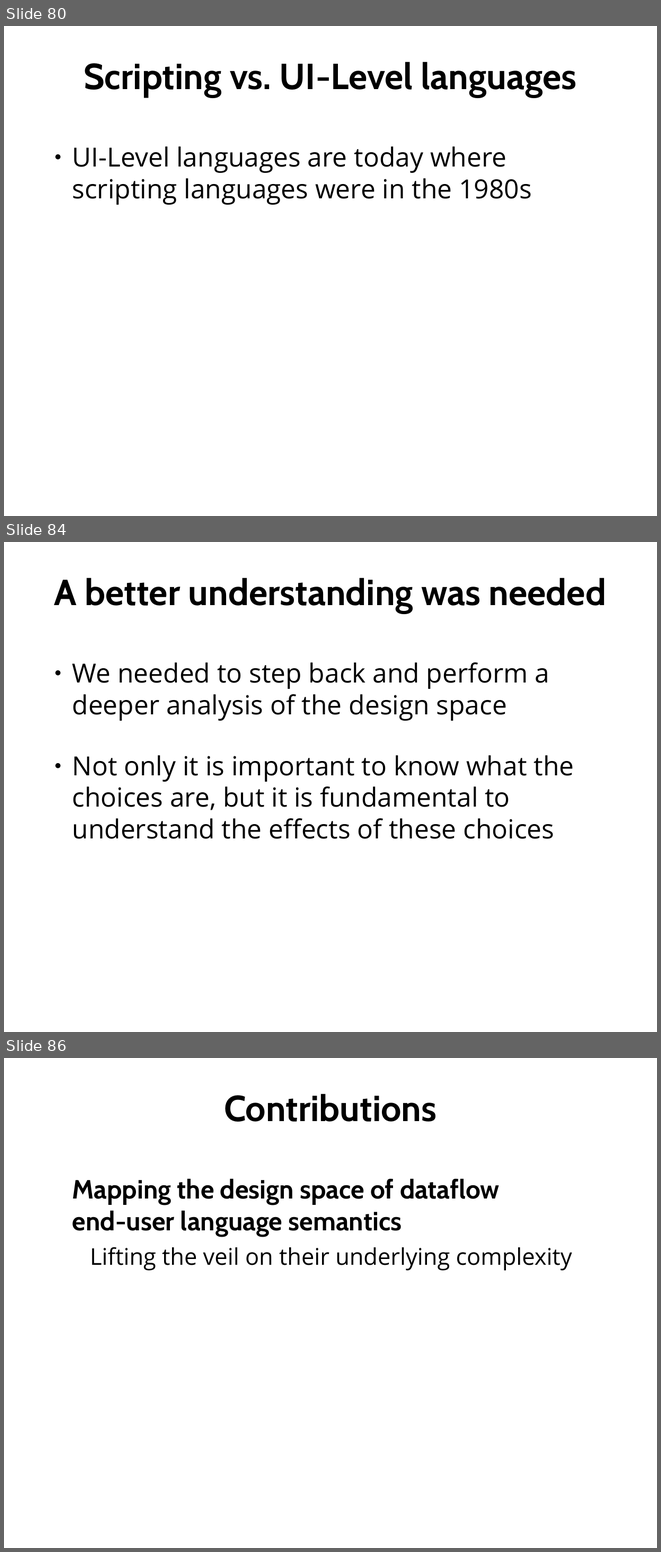
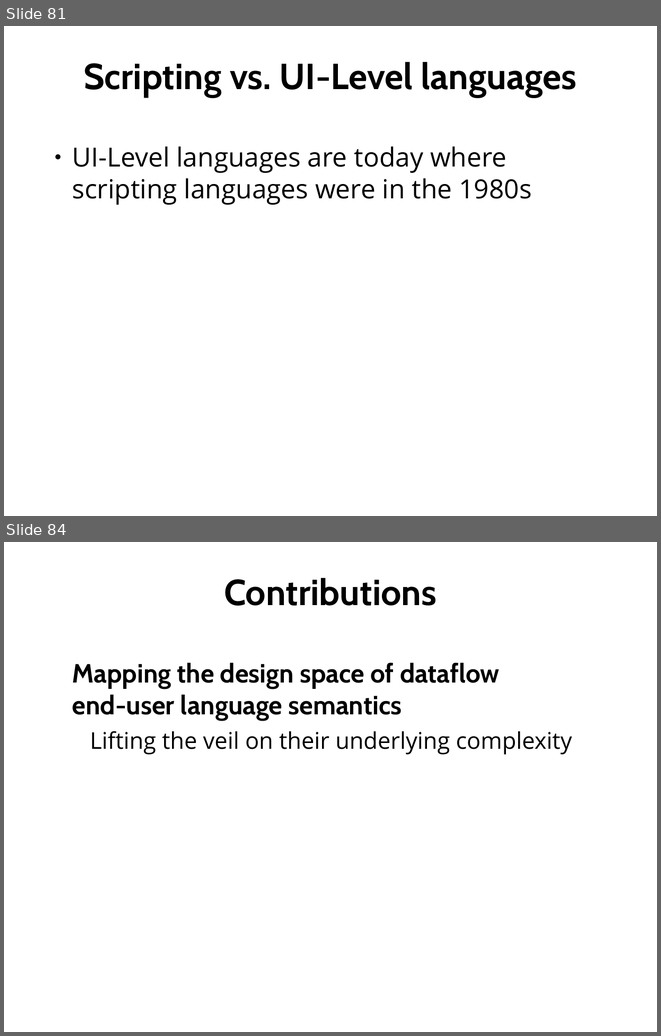
Before and after one commit to hishamhm/thesis, a slide deck: presentation/presentation_lo4_tweak.odp. Shown one above the other, each under a label of ours: slides 80, 84 and 86 before the commit, slides 81 and 84 after it; the slides between them are not shown. The pictures are 661x1552 and 661x1036 pixels, drawn with LibreOffice and Linux fonts; fonts in the diff are those of the drawing. Boxes give left, top, right and bottom in pixels: in the first picture for what was removed or moved away, otherwise in the second. Text is boxed around its words. In the diff, an @@ line names an element or a change of style, - is before the commit and + after.

```diff
--- a/presentation/presentation_lo4_tweak.odp
+++ b/presentation/presentation_lo4_tweak.odp
@@ slide 84 removed at bbox=[4, 542, 657, 1032], background #FFFFFF @@
@@ title removed at bbox=[54, 578, 606, 613] @@
-A better understanding was needed
@@ text removed at bbox=[72, 662, 574, 839] @@
-● We needed to step back and perform a deeper analysis of the design space
-● Not only it is important to know what the choices are, but it is fundamental to understand the effects of these choices
@@ what was slide 80 is now slide 81 @@
@@ what was slide 86 is now slide 84 @@
```
Also in this commit, not shown: 4 slides changed, 1 slide added, 2 other slides removed, 3 other files.
